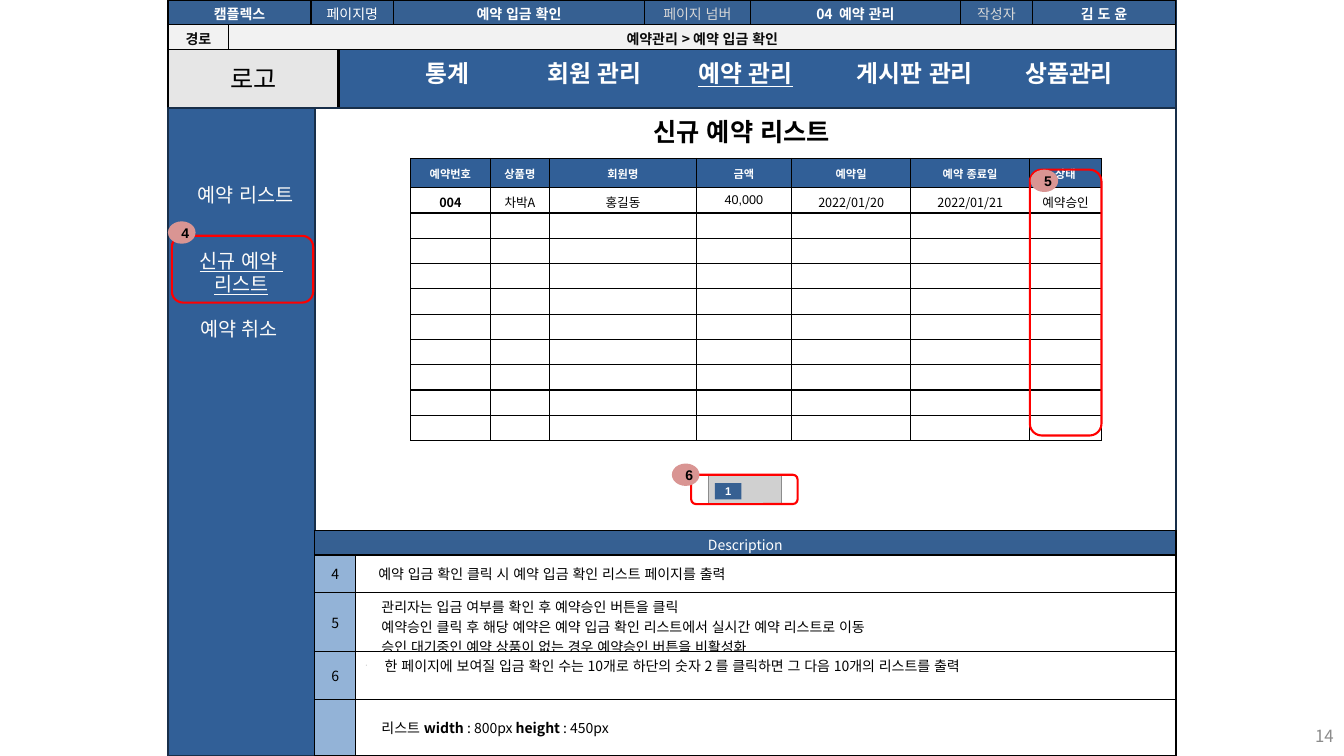
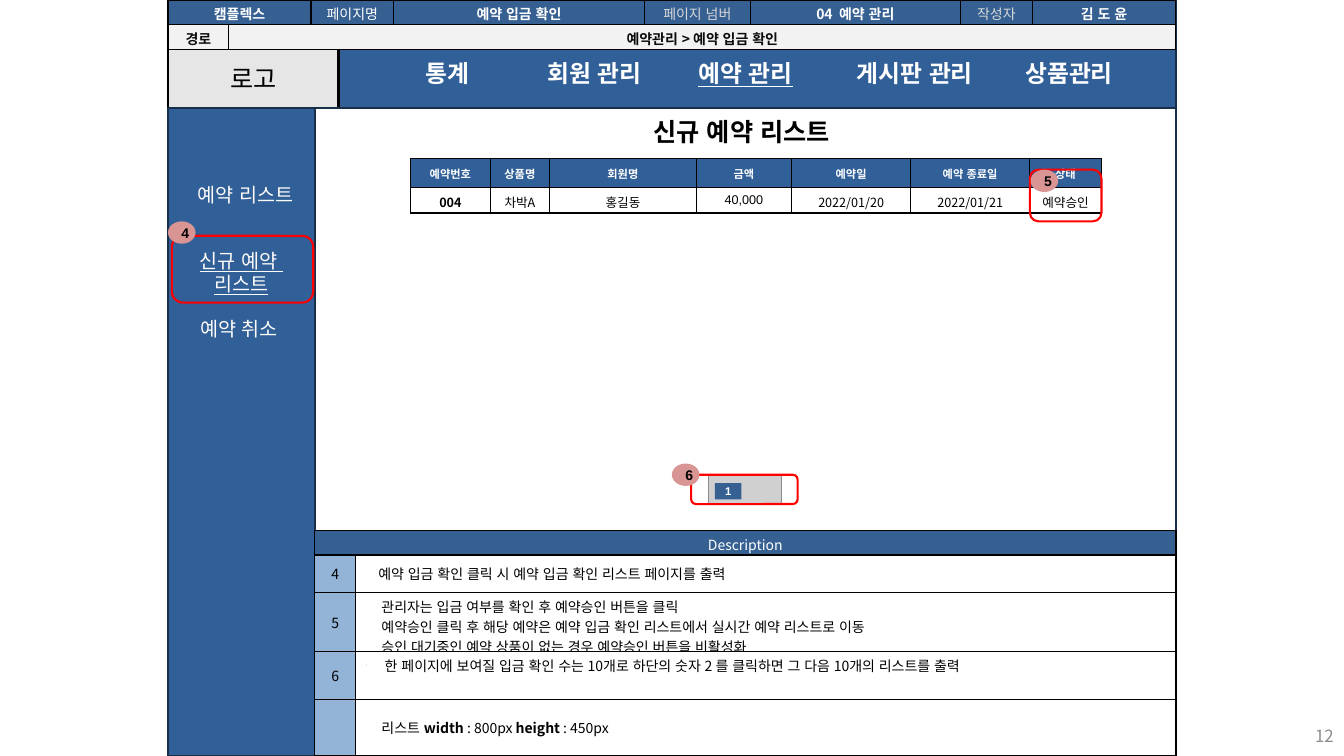
Before and after one commit to seoulsudal/CamFlexProject, a slide deck: slide 12 of 프로젝트 산출물/9. 스토리보드/캠플렉스 관리자_스토리보드.pptx (slide 14 before the commit). Drawn at 1344x756 pixels with LibreOffice and Linux fonts; fonts in the diff are those of the drawing; grey boxes stand for pictures. Boxes give left, top, right and bottom in pixels: in the first picture for what was removed or moved away, otherwise in the second. Text is boxed around its words. In the diff, an @@ line names an element or a change of style, - is before the commit and + after.

```diff
--- a/프로젝트 산출물/9. 스토리보드/캠플렉스 관리자_스토리보드.pptx
+++ b/프로젝트 산출물/9. 스토리보드/캠플렉스 관리자_스토리보드.pptx
@@ table at (410,158,1101,214) @@
-row 3:  |  |  |  |  |  | 
-row 4:  |  |  |  |  |  | 
-row 5:  |  |  |  |  |  | 
-row 6:  |  |  |  |  |  | 
-row 7:  |  |  |  |  |  | 
-row 8:  |  |  |  |  |  | 
-row 9:  |  |  |  |  |  | 
-row 10:  |  |  |  |  |  | 
-row 11:  |  |  |  |  |  | 
@@ rounded rectangle: place and size @@
-rounded rectangle at (1030,169,1102,436)
+rounded rectangle at (1030,169,1102,221)
@@ page number at (1315,729,1334,742): text changed @@
-14
+12
```
Also in this commit, not shown: 9 other slides changed, 2 slides removed, 22 other files.
